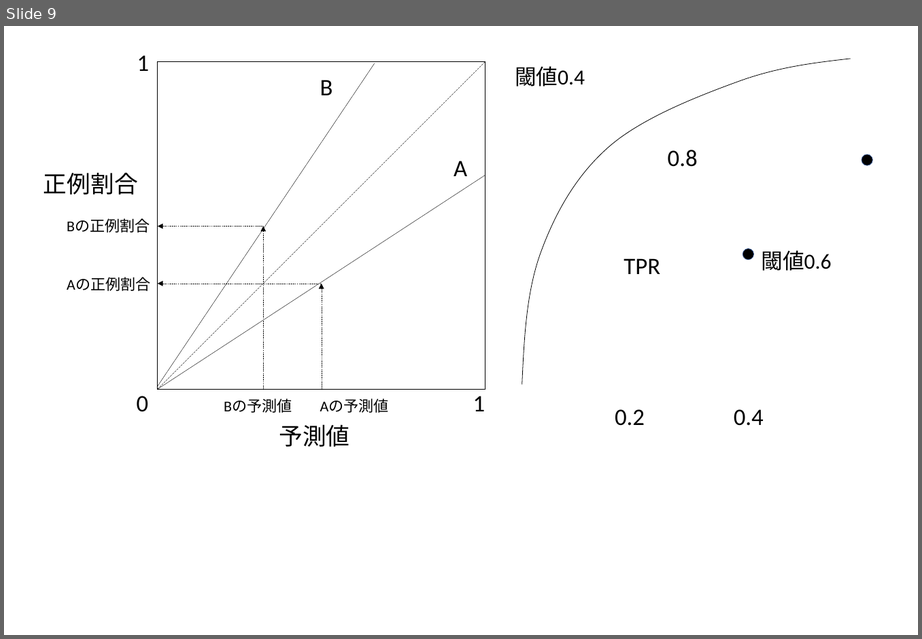
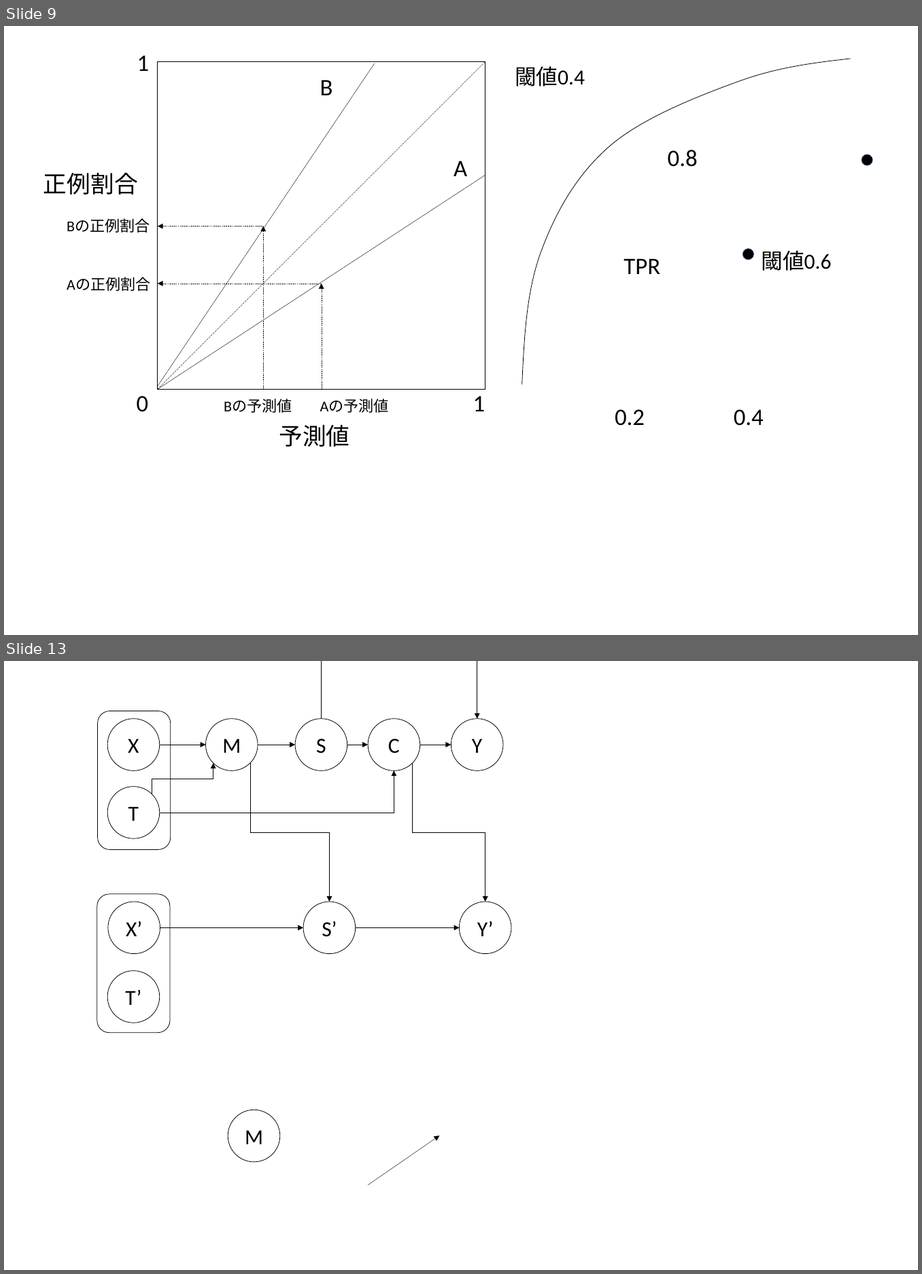
Before and after one commit to Rio114/MachineLearning, a slide deck: unbalance/images.pptx. Shown one above the other, each under a label of ours: slide 9 before the commit, slides 9 and 13 after it; the slides between them are not shown. The pictures are 922x639 and 922x1274 pixels, drawn with LibreOffice and Linux fonts; fonts in the diff are those of the drawing. Boxes give left, top, right and bottom in pixels: in the first picture for what was removed or moved away, otherwise in the second. Text is boxed around its words. In the diff, an @@ line names an element or a change of style, - is before the commit and + after.

```diff
--- a/unbalance/images.pptx
+++ b/unbalance/images.pptx
@@ slide 13 added at [4,661,918,1270], background #FFFFFF @@
@@ rounded rectangle added at [98,711,171,849], outline #000000 1 pt @@
@@ ellipse added at [107,719,160,771], outline #000000 1 pt, 40 pt, text #000000 @@
+X
@@ ellipse added at [205,719,258,771], outline #000000 1 pt, 40 pt, text #000000 @@
+M
@@ ellipse added at [295,719,347,771], outline #000000 1 pt, 40 pt, text #000000 @@
+S
@@ elbow arrow added from (322, 719) to (477, 719), #000000 0.5 pt @@
@@ ellipse added at [368,719,420,771], outline #000000 1 pt, 40 pt, text #000000 @@
+C
@@ ellipse added at [451,719,503,771], outline #000000 1 pt, 40 pt, text #000000 @@
+Y
@@ arrow added from (160, 745) to (205, 745), #000000 0.5 pt @@
@@ arrow added from (258, 745) to (295, 745), #000000 0.5 pt @@
@@ arrow added from (347, 745) to (368, 745), #000000 0.5 pt @@
@@ arrow added from (420, 745) to (451, 745), #000000 0.5 pt @@
@@ elbow arrow added from (152, 794) to (213, 763), #000000 0.5 pt @@
@@ elbow arrow added from (160, 813) to (394, 771), #000000 0.5 pt @@
@@ elbow arrow added from (250, 763) to (330, 902), #000000 0.5 pt @@
@@ elbow arrow added from (412, 763) to (485, 902), #000000 0.5 pt @@
@@ ellipse added at [107,786,160,838], outline #000000 1 pt, 40 pt, text #000000 @@
+T
@@ rounded rectangle added at [97,894,170,1033], outline #000000 1 pt @@
@@ ellipse added at [108,902,160,954], outline #000000 1 pt, 40 pt, text #000000 @@
+X’
@@ ellipse added at [303,902,356,954], outline #000000 1 pt, 40 pt, text #000000 @@
+S’
@@ ellipse added at [459,902,511,954], outline #000000 1 pt, 40 pt, text #000000 @@
+Y’
@@ arrow added from (160, 928) to (303, 928), #000000 0.5 pt @@
@@ arrow added from (356, 928) to (459, 928), #000000 0.5 pt @@
@@ ellipse added at [107,971,160,1023], outline #000000 1 pt, 40 pt, text #000000 @@
+T’
@@ ellipse added at [228,1110,280,1162], outline #000000 1 pt, 40 pt, text #000000 @@
+M
@@ arrow added from (368, 1185) to (440, 1136), #000000 0.5 pt @@
```
Also in this commit, not shown: 3 other slides added, 1 slide removed, 5 other files.
